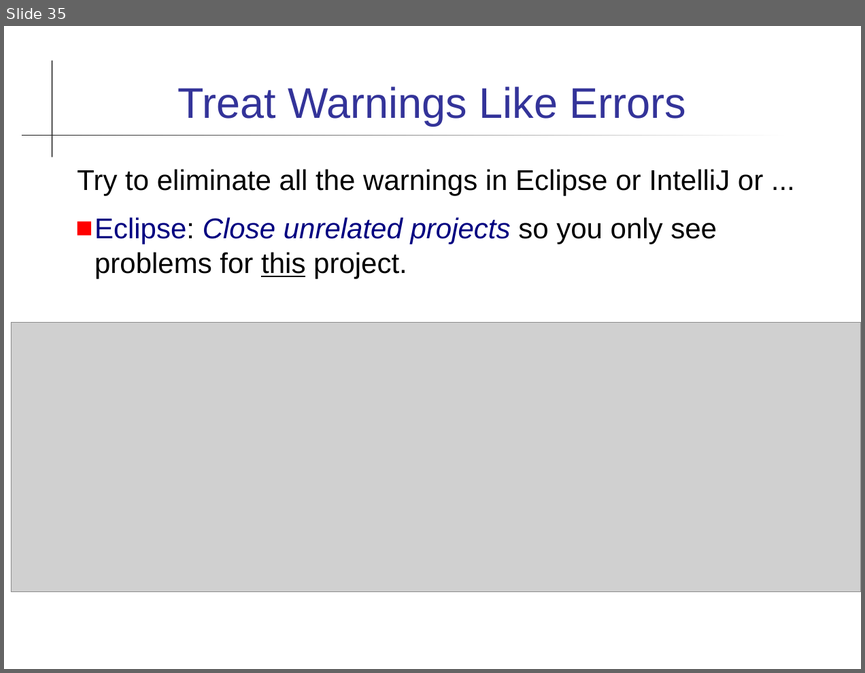
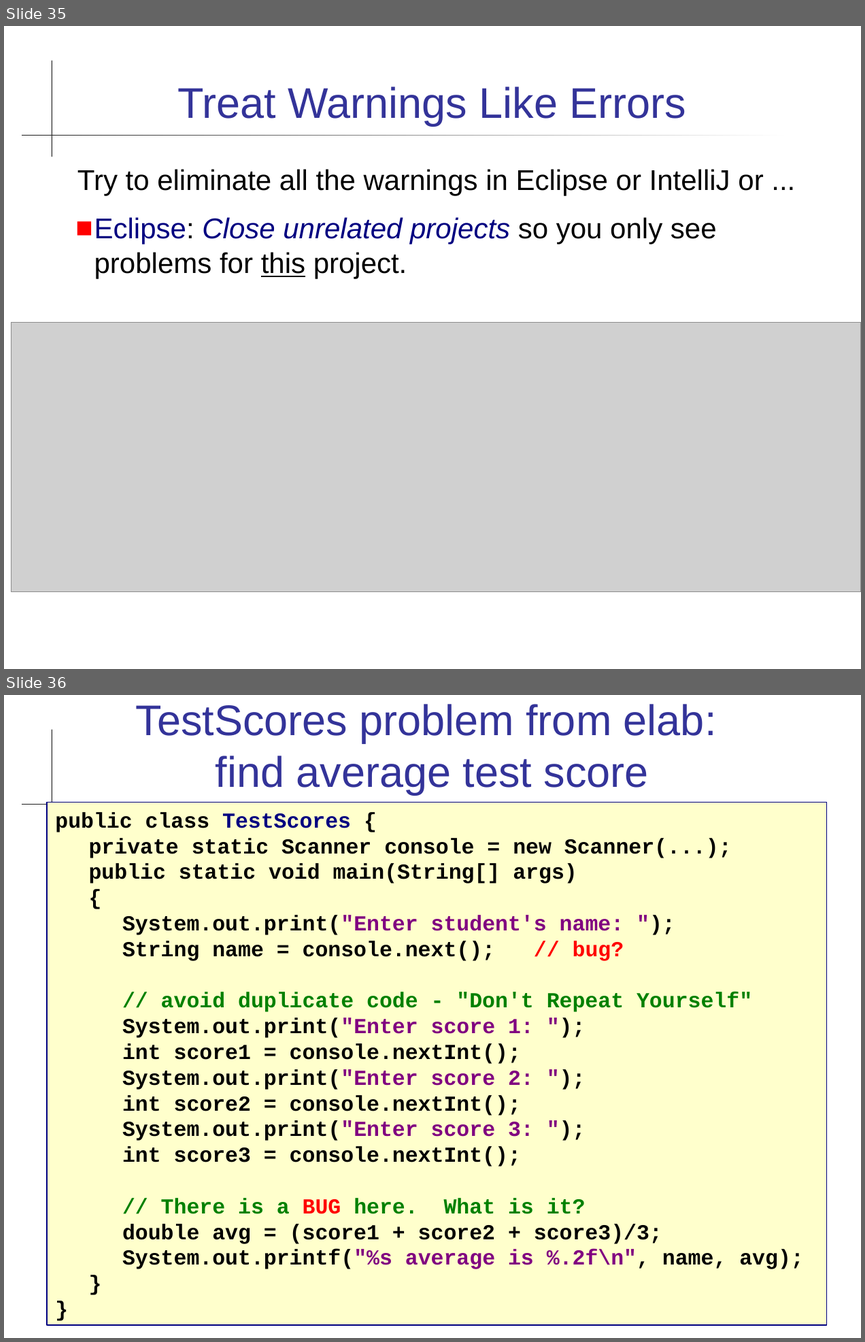
Before and after one commit to cpske/programming1, a slide deck: coding/Coding-Guidelines.ppt. Shown one above the other, each under a label of ours: slide 35 before the commit, slides 35 and 36 after it. The pictures are 865x673 and 865x1342 pixels, drawn with LibreOffice and Linux fonts; fonts in the diff are those of the drawing; grey boxes stand for pictures. Boxes give left, top, right and bottom in pixels: in the first picture for what was removed or moved away, otherwise in the second. Text is boxed around its words. In the diff, an @@ line names an element or a change of style, - is before the commit and + after.

```diff
--- a/coding/Coding-Guidelines.ppt
+++ b/coding/Coding-Guidelines.ppt
@@ slide 36 added at bbox=[4, 695, 861, 1338], background #FFFFFF; not listed: 2 template elements that a slide beside it also shows @@
@@ title added at bbox=[136, 704, 717, 794], 36 pt, text #333399 @@
+TestScores problem from elab:
+find average test score
@@ rectangle added at bbox=[47, 802, 827, 1325], fill #FFFFCC, outline #000080 0.74 pt, 18 pt, text #000000, bold @@
+public class TestScores {
+private static Scanner console = new Scanner(...);
+public static void main(String[] args)
+{
+System.out.print("Enter student's name: ");
+String name = console.next(); // bug?
+// avoid duplicate code - "Don't Repeat Yourself"
+System.out.print("Enter score 1: ");
+int score1 = console.nextInt();
+System.out.print("Enter score 2: ");
+int score2 = console.nextInt();
+System.out.print("Enter score 3: ");
+int score3 = console.nextInt();
+// There is a BUG here. What is it?
+double avg = (score1 + score2 + score3)/3;
+System.out.printf("%s average is %.2f\n", name, avg);
+}
+}
```
Also in this commit, not shown: 13 other slides changed, 4 other files.
